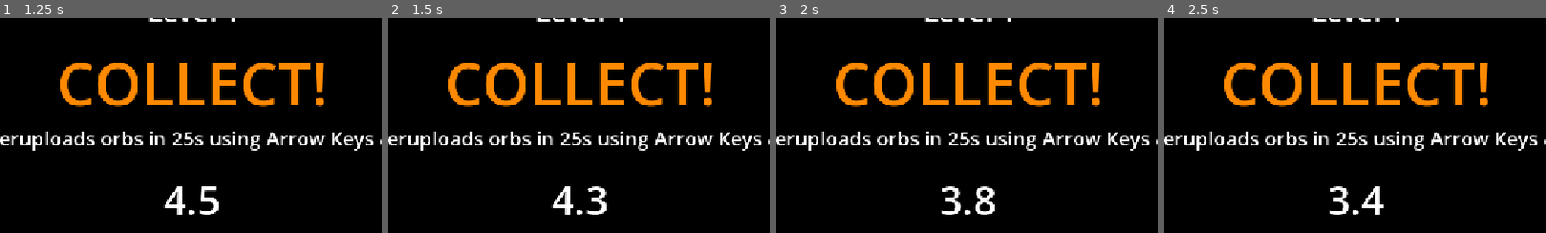
Above: before the commit, frames 1-4 (left to right).
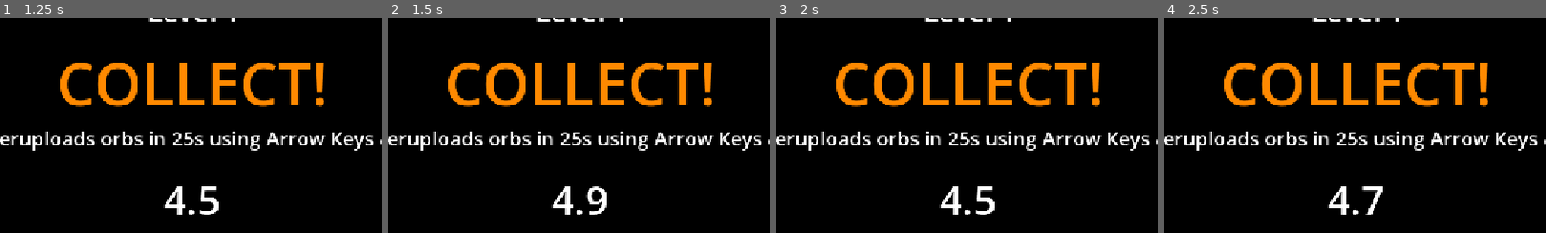
Above: after the commit, the same moments.

Repository: tyleruploads/code-ware
Game: Godot game, scene res://Scenes/title_screen.tscn
The game is run twice, just before and just after one commit, with the same random seed, the same clock (stepped at 60 frames per second) and the same inputs.
Inputs (mouse positions are % of the whole screen's width and height, from its top left):
- Up to frame 1 (1.25 s): click "Start Game" at 0.5 s
- Up to frame 2 (1.5 s): tap Enter (ui_accept) at 1.25 s; move the mouse to (72, 45) at 1.27 s; hold Right (ui_right) from 1.28 s (still down); tap R at 1.35 s; click (72, 45) at 1.42 s
- Up to frame 3 (2 s): keep holding Right (ui_right); tap Enter (ui_accept) at 1.52 s
- Up to frame 4 (2.5 s): keep holding Right (ui_right); move the mouse to (30, 55) at 2.02 s; tap R at 2.1 s; tap Enter (ui_accept) at 2.27 s
The pictures show only the part of the screen within x 25-75%, y 50-100%; the shares and areas given below are measured in that part.

Frame 1 is identical in both runs. In frame 2, 0.3% of the frame differs, in the area x 51-58%, y 78-92%; in frame 3, 0.7%; in frame 4, 0.9%, in the area x 42-58%, y 78-92%.

Commit message:
Remove _process and _ready from Global.gd
Add logic to Global.gd to make the R key reset current scene

Add logic to Global.gd to make the Esc key pause or unpause the game

Update controls section of README to reflect pause and restart functions

Add pause and restart functionalities

Diff:
--- a/src/Scenes/minigame_1_timer.gd
+++ b/src/Scenes/minigame_1_timer.gd
@@ -18,7 +18,8 @@
 	var tree := Engine.get_main_loop() as SceneTree
 
 	while time > 0.001:
-		await get_tree().create_timer(0.10).timeout
+		# Second argument automatically freezes when game is paused
+		await get_tree().create_timer(0.10, false).timeout
 		time -= 0.10
 		text = str(snapped(time, 0.1))
 
--- a/src/Scenes/minigame_2_timer.gd
+++ b/src/Scenes/minigame_2_timer.gd
@@ -18,7 +18,8 @@
 	var tree := Engine.get_main_loop() as SceneTree
 
 	while time > 0.001:
-		await get_tree().create_timer(0.10).timeout
+		# Second argument automatically freezes when game is paused
+		await get_tree().create_timer(0.10, false).timeout
 		time -= 0.10
 		text = str(snapped(time, 0.1))
 
--- a/src/scripts/global/Global.gd
+++ b/src/scripts/global/Global.gd
@@ -5,12 +5,20 @@
 var minigames_until_end = 2
 var reset_after_death: bool = false # When it is time to restart, set to true
 var full_reset: bool = false # Actual reset, without the fluff
+var paused: bool = false
 
-# Called when the node enters the scene tree for the first time.
-func _ready() -> void:
-	pass
+func _enter_tree() -> void:
+	process_mode = Node.PROCESS_MODE_ALWAYS
 
-
-# Called every frame. 'delta' is the elapsed time since the previous frame.
-func _process(delta: float) -> void:
-	pass
+func _input(event: InputEvent) -> void:
+	# Check if input is a key press (not a release or any other input)
+	if event is InputEventKey and event.pressed and not event.echo:
+		print("Input")
+		match event.physical_keycode:
+			KEY_R:
+				# R for Reset, reloads the current scene
+				get_tree().reload_current_scene()
+			KEY_ESCAPE:
+				# Pauses or unpauses the game
+				paused = !paused
+				get_tree().paused = paused
Not shown, changed: README.md
